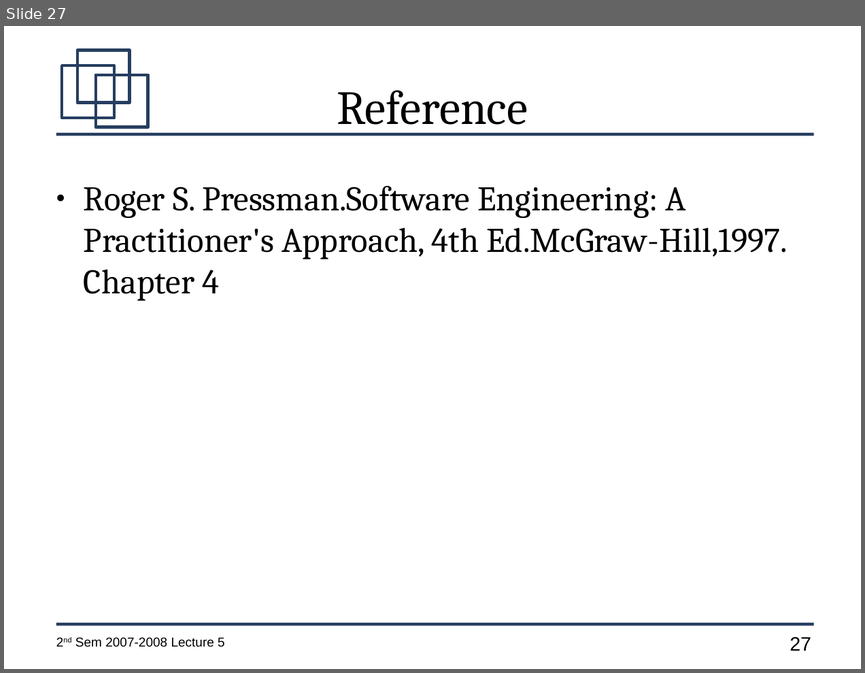
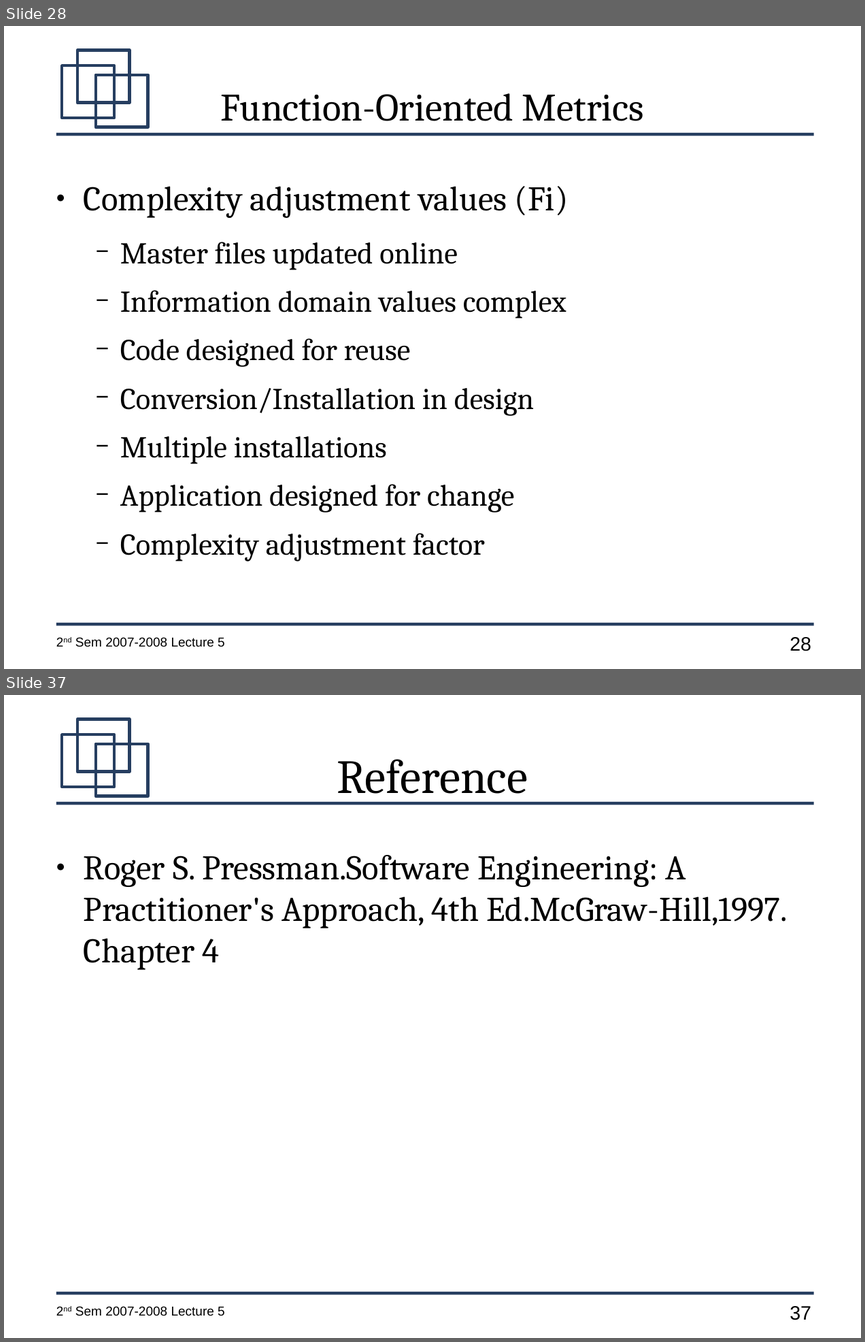
Before and after one commit to jachermocilla/jach-homepage, a slide deck: CMSC128-2nd-Sem-2007-L5.odp. Shown one above the other, each under a label of ours: slide 27 before the commit, slides 28 and 37 after it; the slides between them are not shown. The pictures are 865x673 and 865x1342 pixels, drawn with LibreOffice and Linux fonts; fonts in the diff are those of the drawing. Boxes give left, top, right and bottom in pixels: in the first picture for what was removed or moved away, otherwise in the second. Text is boxed around its words. In the diff, an @@ line names an element or a change of style, - is before the commit and + after.

```diff
--- a/CMSC128-2nd-Sem-2007-L5.odp
+++ b/CMSC128-2nd-Sem-2007-L5.odp
@@ slide 28 added at (4,26,861,669), background #FFFFFF; not listed: 7 template elements that a slide beside it also shows @@
@@ title added at (221,93,644,121), 36 pt, text #000000 @@
+Function-Oriented Metrics
@@ text added at (84,186,568,561), 28 pt, text #000000 @@
+● Complexity adjustment values (Fi)
+  − Master files updated online
+  − Information domain values complex
+  − Code designed for reuse
+  − Conversion/Installation in design
+  − Multiple installations
+  − Application designed for change
+  − Complexity adjustment factor
@@ what was slide 27 is now slide 37 @@
@@ page number at (789,1306,811,1320): text changed @@
-27
+37
```
Also in this commit, not shown: 3 slides changed, 10 other slides added, 1 slide removed.
